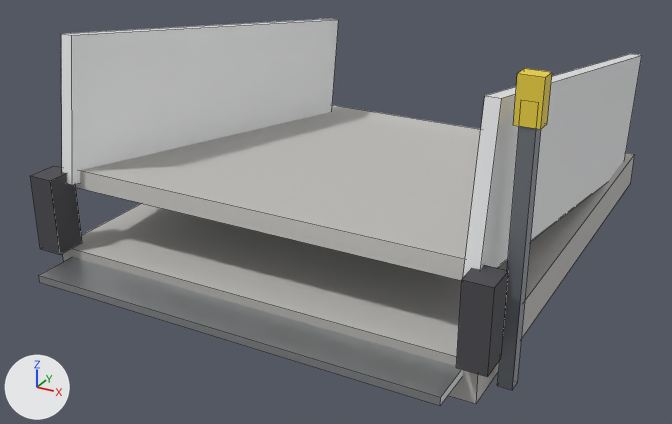
A saved change to the FBX model Tools/butchery/fbx/SM_UNLOAD_RAMP.fbx.
Both versions are drawn from a camera (50 mm lens) standing at (3.23, -6.58, 3.42) and looking at (-0.16, -0.43, 0.34). Lighting does not change. The marker at lower left points along +X, +Y and +Z. The older version comes first. Mesh edges are drawn as thin lines.

Before the edit, the objects in view are built like this:
```python
me_sm_unload_ramp_001 = bpy.data.meshes.new('SM_UNLOAD_RAMP.001')
me_sm_unload_ramp_001.from_pydata(...)  # 72 vertices, 54 faces; spans x -1.84..1.84, y -2.27..2.27, z 0.0..2.05
# faces by material slot: [12, 12, 6, 12, 6, 6]
me_sm_unload_ramp_001.materials.append(mat_m_butchery_concrete)  # light grey #c4c2bf
me_sm_unload_ramp_001.materials.append(mat_m_butchery_foodplastic)  # white #f1f2f3
me_sm_unload_ramp_001.materials.append(mat_m_butchery_steelbrushed)  # light grey #c8cbce
me_sm_unload_ramp_001.materials.append(mat_m_butchery_rubber)  # dark grey #4b4b50
me_sm_unload_ramp_001.materials.append(mat_m_butchery_safetyyellow)  # yellow #efd43f
me_sm_unload_ramp_001.materials.append(mat_m_butchery_paintedframe)  # grey #868b93
ob_sm_unload_ramp = bpy.data.objects.new('SM_UNLOAD_RAMP', me_sm_unload_ramp_001)
ob_sm_unload_ramp.location = (0.0, 0.0, 0.0)
```
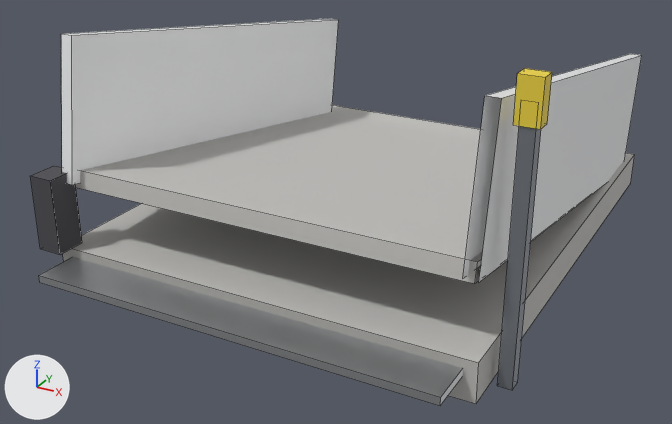
What the commit changed:
me_sm_unload_ramp_001 is used by ob_sm_unload_ramp; location (0.0, 0.0, 0.0).
me_sm_unload_ramp_001 had 72 vertices, 54 faces and spanned x -1.84..1.84, y -2.27..2.27, z 0.0..2.05.
me_sm_unload_ramp_001 now has 64 vertices, 40 faces and spans x -1.84..1.84, y -2.27..2.27, z 0.0..2.05.
me_sm_unload_ramp_001 part 1: the loose piece of 8 vertices spanning x 1.56..1.76, y -2.05..-1.8, z 0.3..0.9 is deleted.
Part 2, on me_sm_unload_ramp_001:
8 faces are deleted.

What differs and where, as boxes [x1, y1, x2, y2] in the pictures (672 x 424 px):
part 1 of me_sm_unload_ramp_001, deleted: before [456, 265, 509, 377]
part 2 of me_sm_unload_ramp_001, deleted: before [463, 96, 502, 278]
